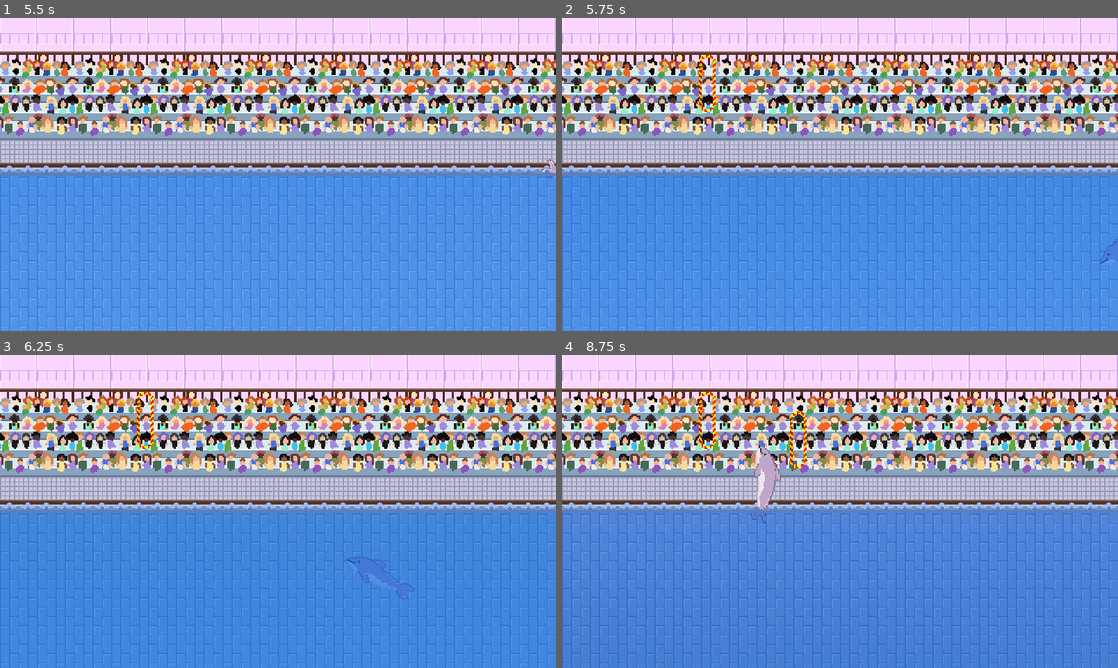
Above: before the commit, frames 1-4 (two rows, left to right).
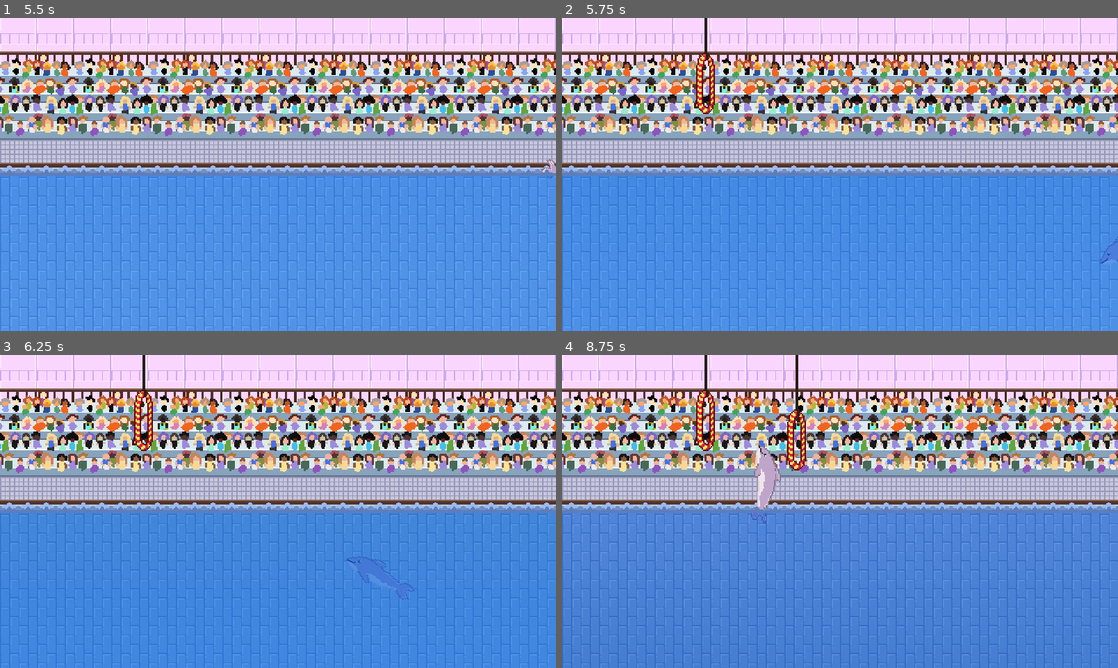
Above: after the commit, the same moments.

Repository: Kugelpanzer/GGJ-2024
Game: Godot game, scene res://Main.tscn
Same seed, same stepped clock (60 frames per second), same inputs: the game is played once before the commit and once after it.
Inputs (mouse positions are in pixels of both pictures, inside the frame that each line leads up to):
- Up to frame 1 (5.5 s): click "Start" at 0.5 s; move the mouse to (400, 158) at 1.27 s; move the mouse to (166, 190) at 2.02 s; move the mouse to (333, 105) at 2.77 s; tap Enter at 3.5 s; move the mouse to (250, 237) at 3.52 s; move the mouse to (444, 221) at 4.27 s; move the mouse to (111, 127) at 5.02 s
- Up to frame 2 (5.75 s): no input
- Up to frame 3 (6.25 s): move the mouse to (305, 511) at 5.77 s
- Up to frame 4 (8.75 s): move the mouse to (756, 433) at 6.52 s; move the mouse to (962, 495) at 7.27 s; move the mouse to (728, 527) at 8.02 s

Frame 1 is identical in both runs. In frame 2, 0.5% of the frame differs, in the area x 24-28%, y 0-31%; in frame 3, 0.5%; in frame 4, 1.1%, in the area x 24-44%, y 0-37%.

Commit message:
novi hoop

Diff:
--- a/HoopTest.tscn
+++ b/HoopTest.tscn
@@ -1,11 +1,11 @@
 [gd_scene load_steps=10 format=3 uid="uid://dur406lftmn7t"]
 
 [ext_resource type="Script" path="res://HoopTest.gd" id="1_jvbjo"]
-[ext_resource type="Texture2D" uid="uid://csqccmephdhj1" path="res://art/DolphinHoopFront.png" id="2_10h1h"]
+[ext_resource type="Texture2D" uid="uid://sel63aslm3yg" path="res://art/viseciObrucFront.png" id="2_oxixw"]
 [ext_resource type="Script" path="res://Success.gd" id="3_a0oh1"]
 [ext_resource type="Script" path="res://Fail1.gd" id="4_8ghtk"]
 [ext_resource type="Script" path="res://Fail2.gd" id="5_yml24"]
-[ext_resource type="Texture2D" uid="uid://b8i3gnqsdt4u2" path="res://art/DolphinHoopBack.png" id="6_fcj0k"]
+[ext_resource type="Texture2D" uid="uid://dur1j5it8aai4" path="res://art/viseciObrucBack.png" id="6_dq1xd"]
 
 [sub_resource type="CapsuleShape2D" id="CapsuleShape2D_1me4v"]
 radius = 9.83024
@@ -21,8 +21,9 @@
 
 [node name="Front" type="Sprite2D" parent="."]
 z_index = 12
+position = Vector2(0, -284.167)
 scale = Vector2(4, 4)
-texture = ExtResource("2_10h1h")
+texture = ExtResource("2_oxixw")
 
 [node name="Success" type="Area2D" parent="."]
 position = Vector2(3, 7)
@@ -56,8 +57,9 @@
 
 [node name="Back" type="Sprite2D" parent="."]
 z_index = 8
+position = Vector2(12.5, 10)
 scale = Vector2(4, 4)
-texture = ExtResource("6_fcj0k")
+texture = ExtResource("6_dq1xd")
 
 [connection signal="area_entered" from="Success" to="Success/CollisionShape2D" method="_on_success_area_entered"]
 [connection signal="area_exited" from="Success" to="Success/CollisionShape2D" method="_on_success_area_exited"]
Binary file added: art/viseciObrucBack.png
Not shown, added: art/viseciObrucBack.png.import
Binary file added: art/viseciObrucFront.png
Not shown, added: art/viseciObrucFront.png.import
